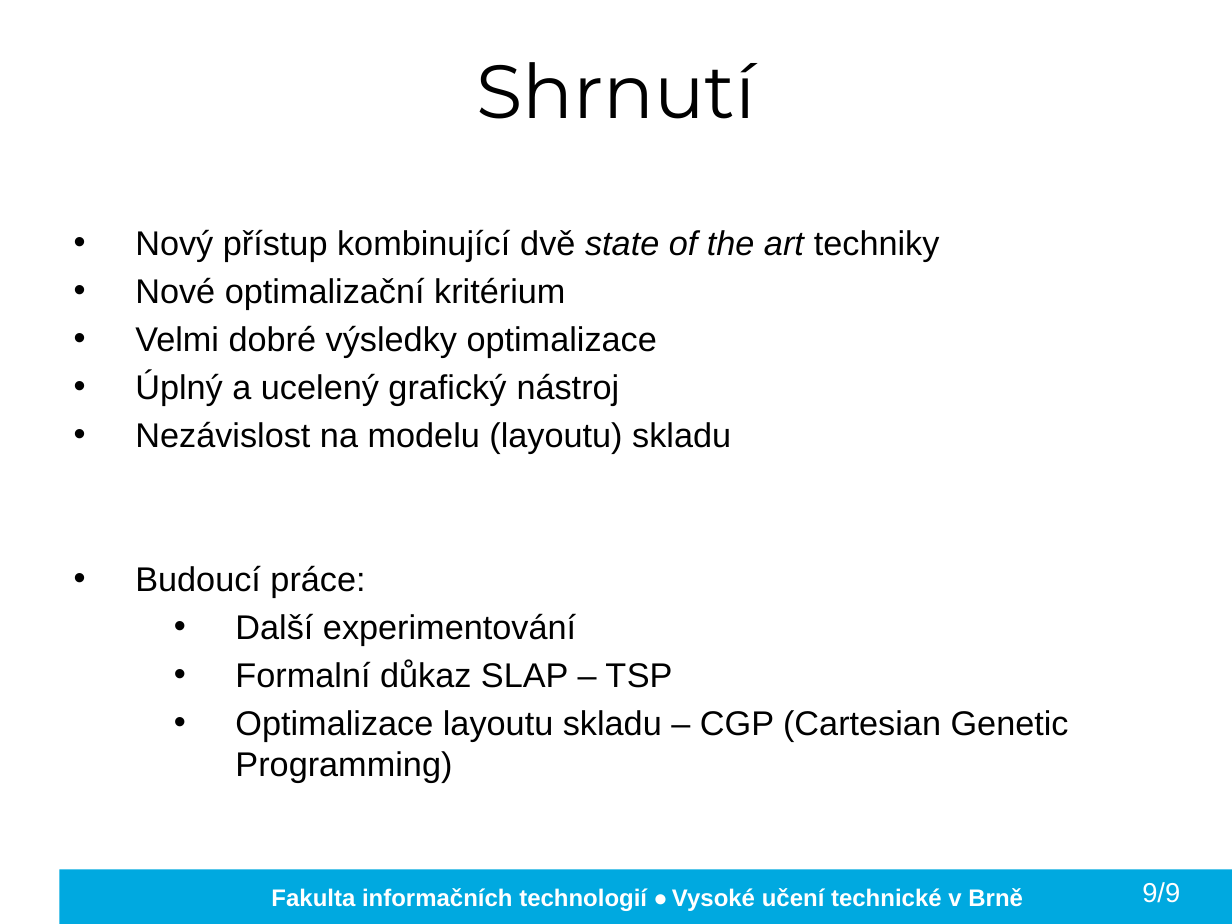
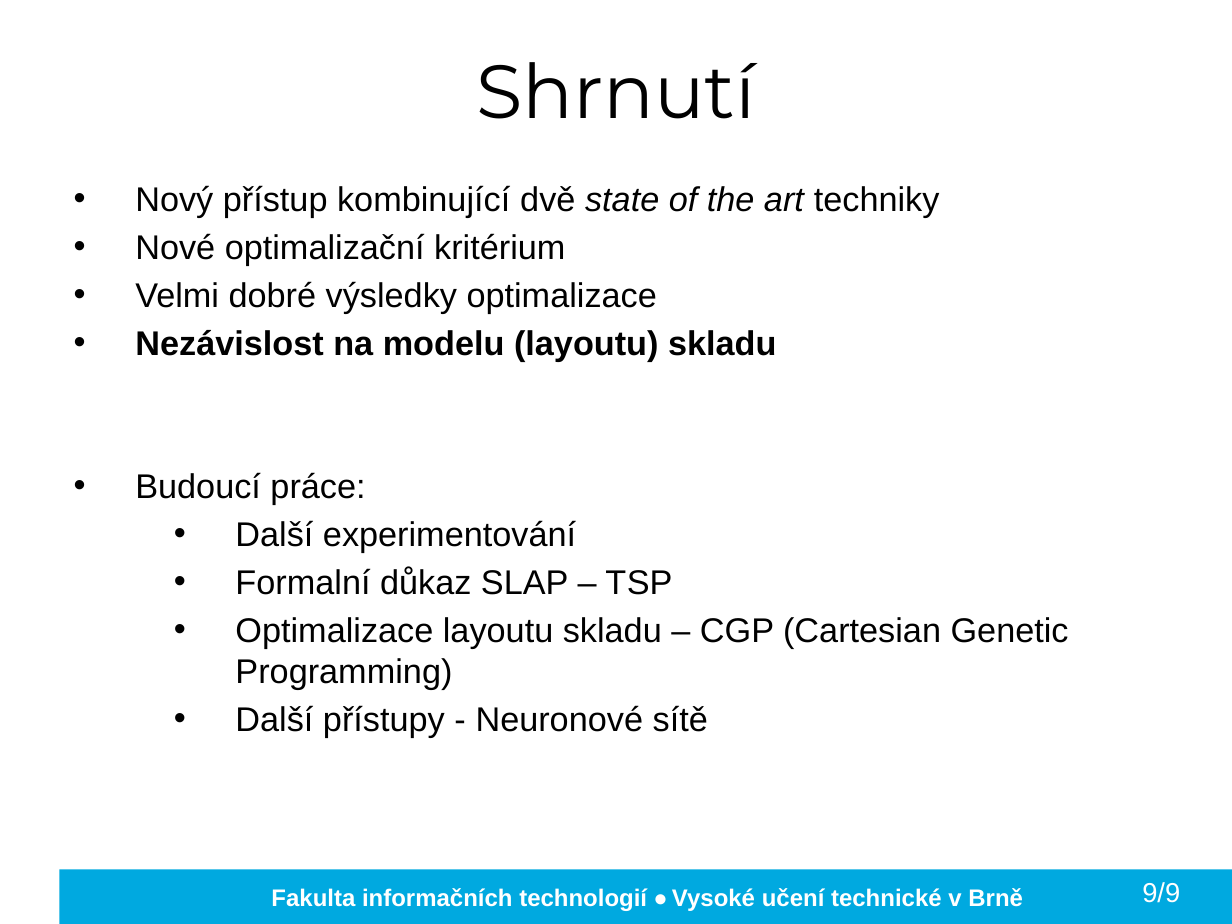
Before and after one commit to kocica/warehouse-manager, a slide deck: slide 14 of doc/xkocic01.pptx (slide 15 before the commit). Drawn at 1232x924 pixels with LibreOffice and Linux fonts; fonts in the diff are those of the drawing; background and template pictures are left out. Boxes give left, top, right and bottom in pixels: in the first picture for what was removed or moved away, otherwise in the second. Text is boxed around its words. In the diff, an @@ line names an element or a change of style, - is before the commit and + after.

```diff
--- a/doc/xkocic01.pptx
+++ b/doc/xkocic01.pptx
@@ text "Nový přístup kombinující dvě state ...": place and size @@
-text "Nový přístup kombinující dvě state ..." at bbox=[135, 229, 1069, 782]
+text "Nový přístup kombinující dvě state ..." at bbox=[135, 185, 1069, 738]
@@ text at bbox=[135, 330, 776, 361]: bold on in "Nezávislost na modelu (layoutu) skladu" @@
@@ text at bbox=[135, 372, 620, 406]: paragraph removed @@
-• Úplný a ucelený grafický nástroj
@@ text at bbox=[235, 705, 708, 738]: paragraph added @@
+  • Další přístupy - Neuronové sítě
```
Also in this commit, not shown: 7 other slides changed, 1 slide removed.
